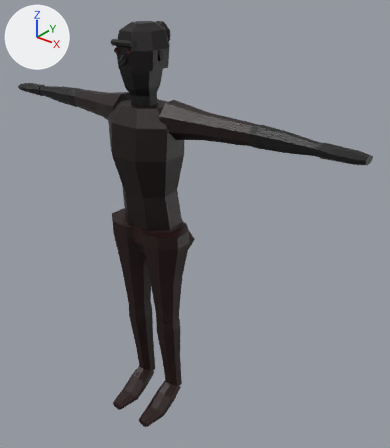
The glTF model game/assets/bodies/female_b.glb as it was, and as the next commit left it.
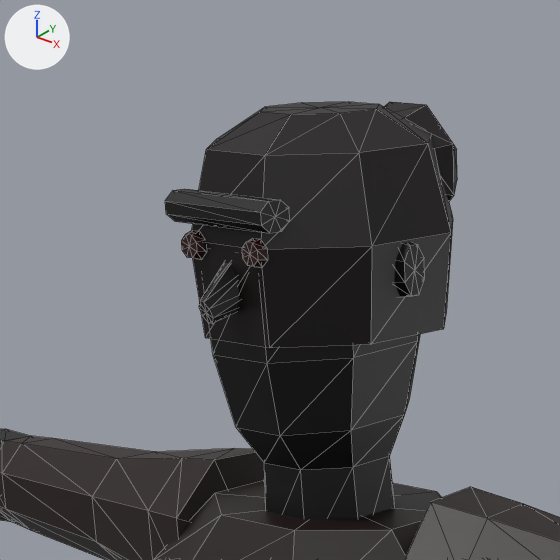
Each version is shown whole from a 50 mm lens placed at (1.48, -1.534, 2.0), pointed at (0.147, 0.133, 0.967), then close up on the part from 20% to 49% of the width and 0% to 26% of the height. Arrows for +X, +Y and +Z are at upper left; the lights stay in place. The last two pictures show the newer version. The close-ups show mesh edges as thin lines. Vertices at exactly the same position are counted once.

The first close-up shows 'female_b'.
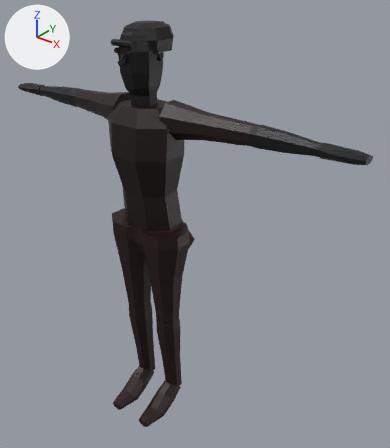
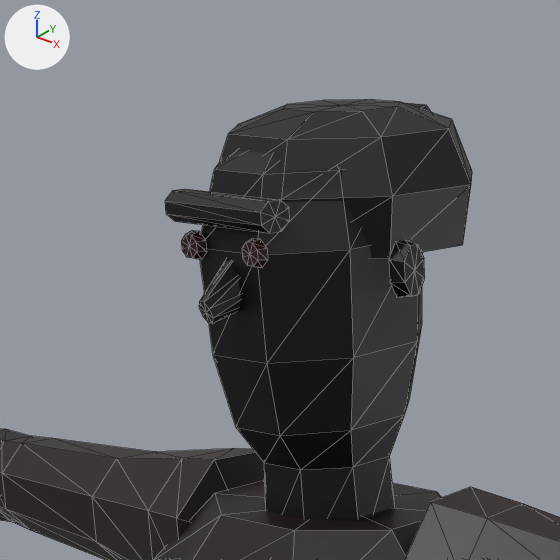
Where the change shows, as pixel boxes [x1, y1, x2, y2] in the close-ups (560 x 560 px; the box of a moved part takes in the faces that stretch with it):
'female_b', reshaped
    before: [0, 102, 560, 560]
    after: [0, 99, 560, 560]
part 1 of me_female_b, moved or reshaped
    before: [192, 102, 453, 348]
    after: [219, 99, 472, 259]

What the commit changed:
me_female_b has 749 vertices, 1424 faces and spans x -0.9..0.9, y -0.19..0.14, z 0.0..1.8.
me_female_b is used by ob_female_b; location (0.0, 0.0, 0.0).
me_female_b part 1: the loose piece of 34 vertices spanning x -0.09..0.09, y -0.1..0.11, z 1.64..1.8 is scaled about its middle by (1, 1, 0.625), then moved by (0.0, 0.02, 0.03).
